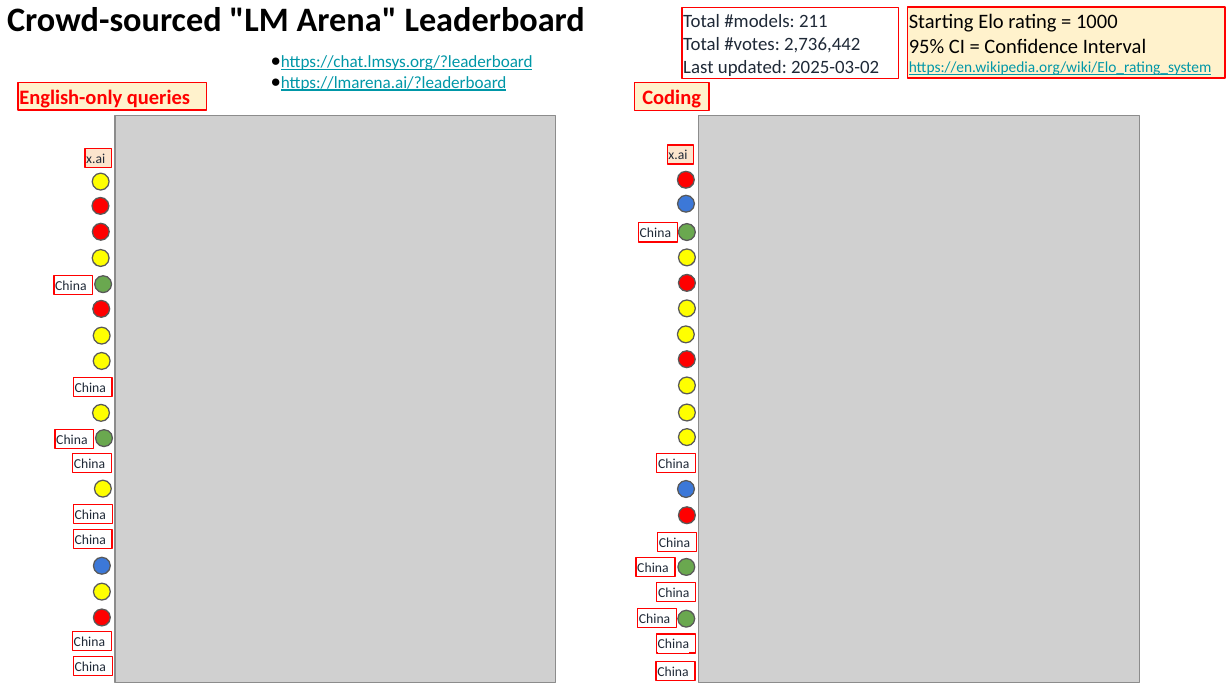
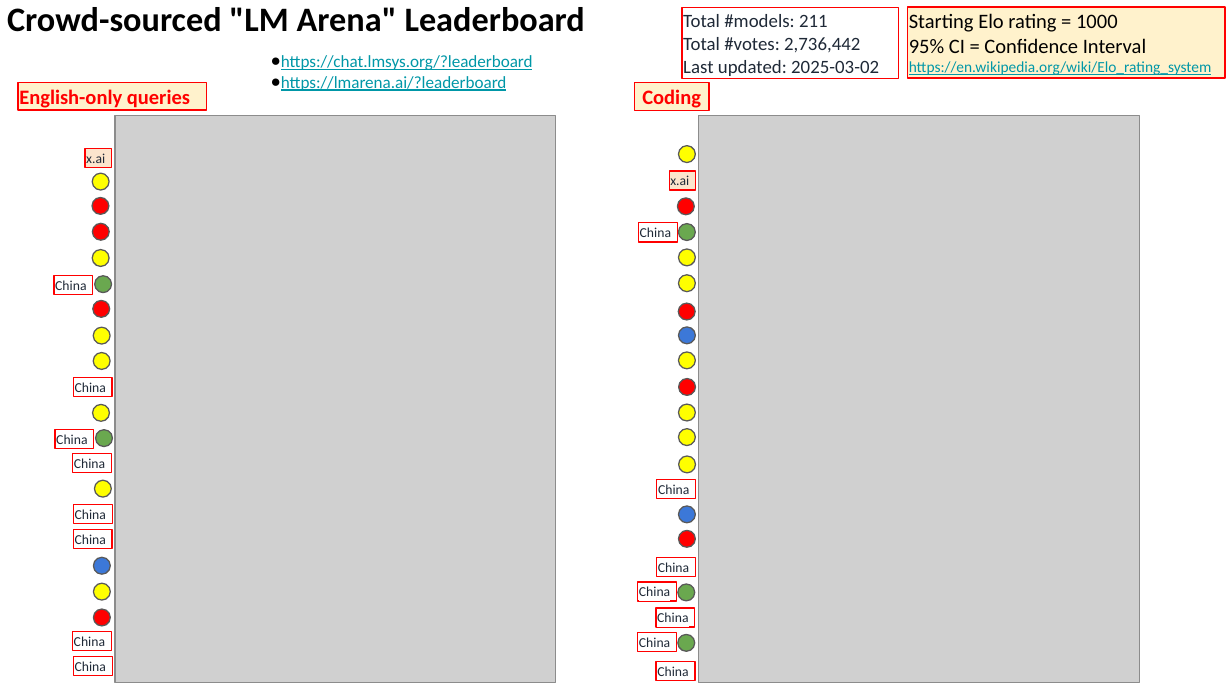
Before and after one commit to lselector/seminar, a slide deck: slide 15 of 2025/2025-03-07-AI-Updates.pptx (slide 14 before the commit). Drawn at 1232x693 pixels with LibreOffice and Linux fonts; fonts in the diff are those of the drawing; grey boxes stand for pictures. Boxes give left, top, right and bottom in pixels: in the first picture for what was removed or moved away, otherwise in the second. Text is boxed around its words. In the diff, an @@ line names an element or a change of style, - is before the commit and + after.

```diff
--- a/2025/2025-03-07-AI-Updates.pptx
+++ b/2025/2025-03-07-AI-Updates.pptx
@@ ellipse: place and size @@
-ellipse at (678, 196, 695, 213)
+ellipse at (679, 145, 696, 163)
@@ ellipse at (679, 145, 696, 163): fill #3C78D8 to #FFFF00 @@
@@ 6 ellipses, 2 rectangles: place and size @@
-6 ellipses, 2 rectangles at (657, 145, 696, 627)
+6 ellipses, 2 rectangles at (657, 171, 696, 652)
@@ ellipse: place and size @@
-ellipse at (679, 299, 696, 317)
+ellipse at (679, 275, 696, 292)
@@ ellipse: place and size @@
-ellipse at (679, 275, 696, 292)
+ellipse at (679, 303, 696, 320)
@@ ellipse at (679, 326, 696, 344): fill #FFFF00 to #3C78D8 @@
@@ ellipse: place and size @@
-ellipse at (679, 377, 696, 394)
+ellipse at (679, 352, 696, 370)
@@ ellipse added at (679, 456, 696, 473), fill #FFFF00, outline #595959 0.75 pt @@
@@ rectangle removed at (658, 532, 697, 551) @@
-China
@@ rectangle "China": place and size @@
-rectangle "China" at (636, 558, 675, 577)
+rectangle "China" at (657, 558, 696, 577)
@@ rectangle "China": place and size @@
-rectangle "China" at (657, 583, 696, 601)
+rectangle "China" at (638, 582, 678, 600)
@@ rectangle "China": place and size @@
-rectangle "China" at (638, 609, 678, 627)
+rectangle "China" at (655, 609, 695, 627)
@@ rectangle "China": place and size @@
-rectangle "China" at (657, 634, 696, 653)
+rectangle "China" at (638, 632, 678, 650)
```
Also in this commit, not shown: 4 other slides changed, 1 slide added.
